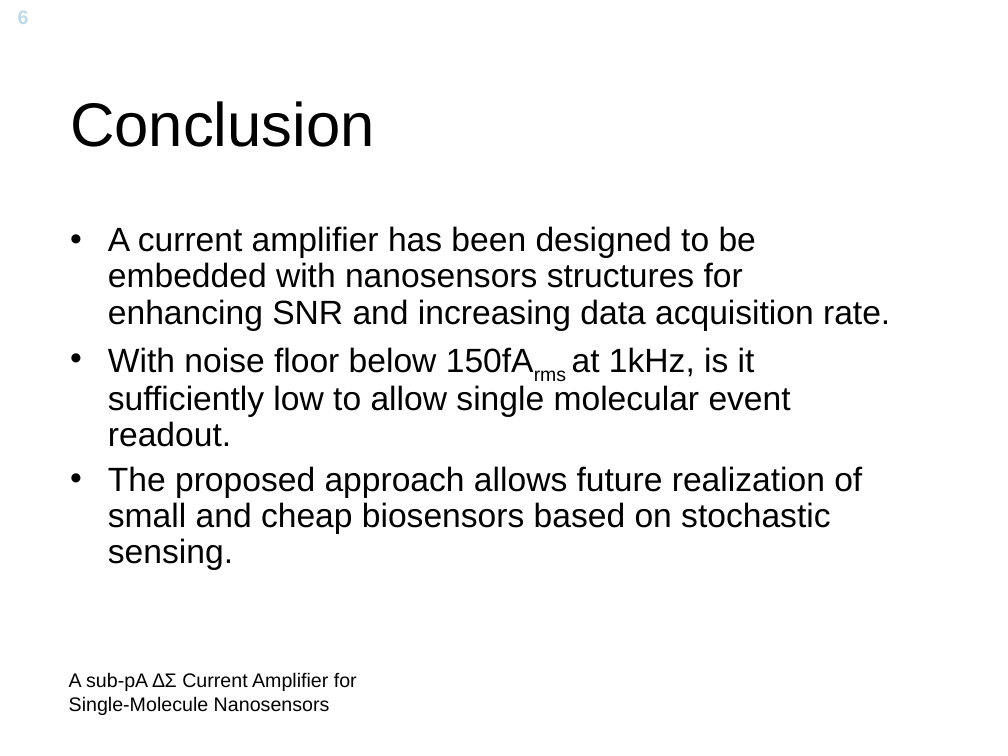
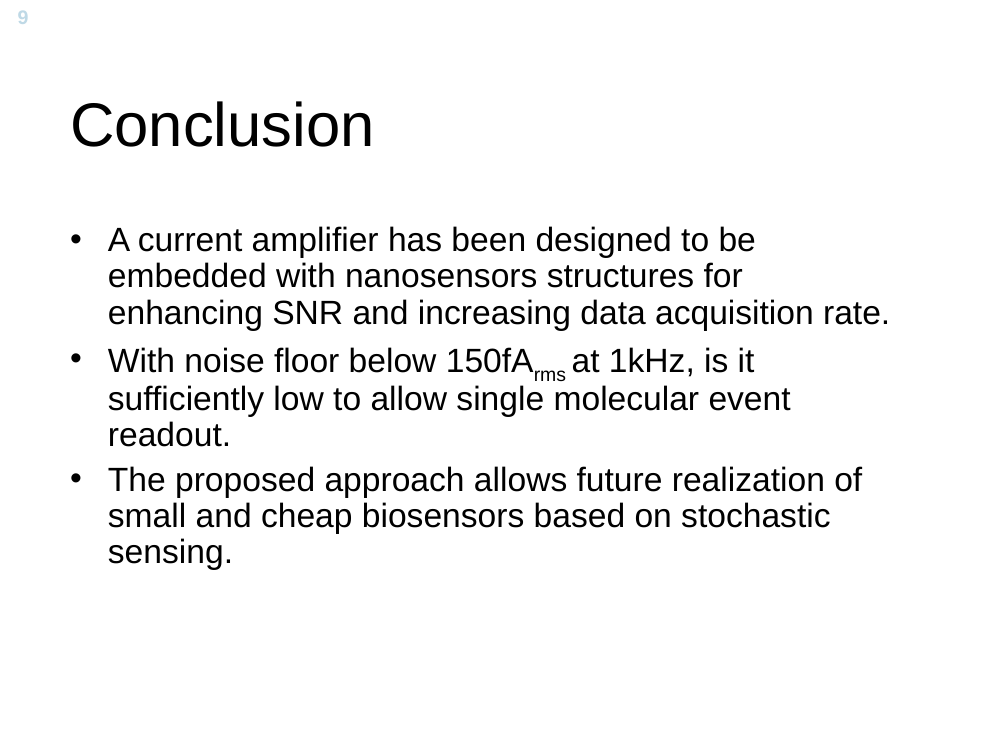
Before and after one commit to Yuav/solcelle, a slide deck: slide 9 of A Sub-pA delta-sigma Current Amplifier for Single-Molecule Nanosesnsors.ppt (slide 6 before the commit). Drawn at 1008x756 pixels with LibreOffice and Linux fonts; fonts in the diff are those of the drawing; background and template pictures are left out. Boxes give left, top, right and bottom in pixels: in the first picture for what was removed or moved away, otherwise in the second. Text is boxed around its words. In the diff, an @@ line names an element or a change of style, - is before the commit and + after.

```diff
--- a/A Sub-pA delta-sigma Current Amplifier for Single-Molecule Nanosesnsors.ppt
+++ b/A Sub-pA delta-sigma Current Amplifier for Single-Molecule Nanosesnsors.ppt
@@ page number at [18, 11, 29, 24]: text changed @@
-6
+9
@@ text removed at [69, 672, 357, 715] @@
-A sub-pA ∆Σ Current Amplifier for Single-Molecule Nanosensors
```
Also in this commit, not shown: 4 other slides changed, 4 slides added, 1 slide removed, 3 other files.
